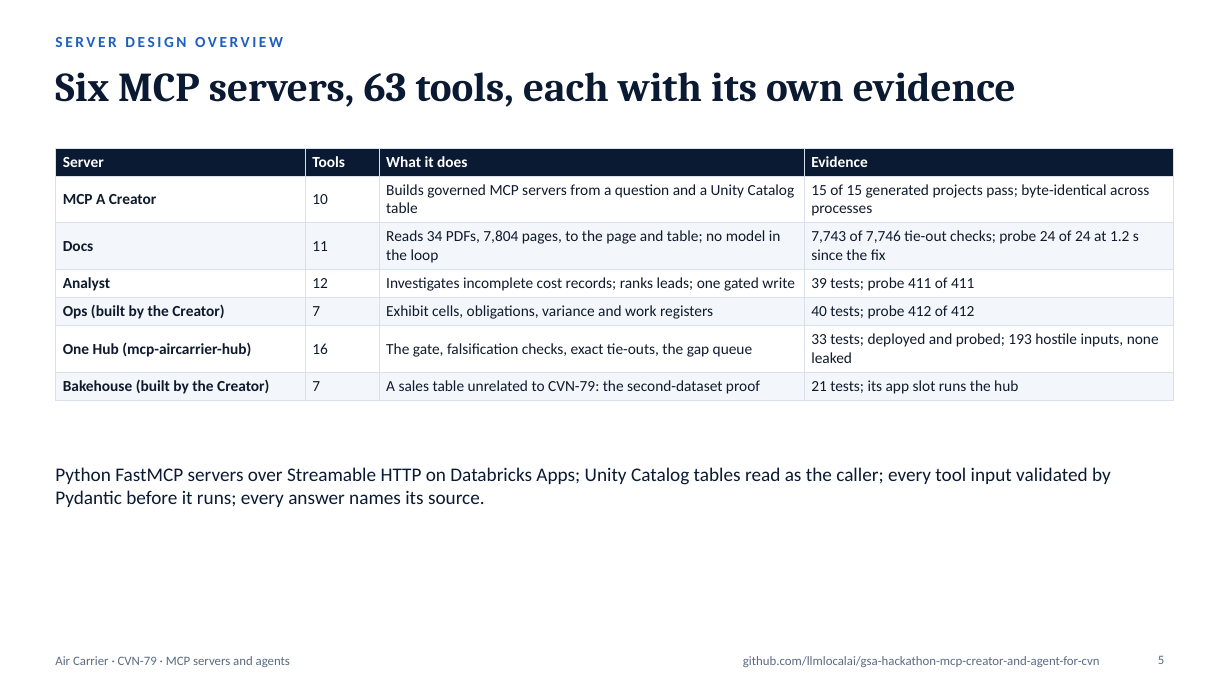
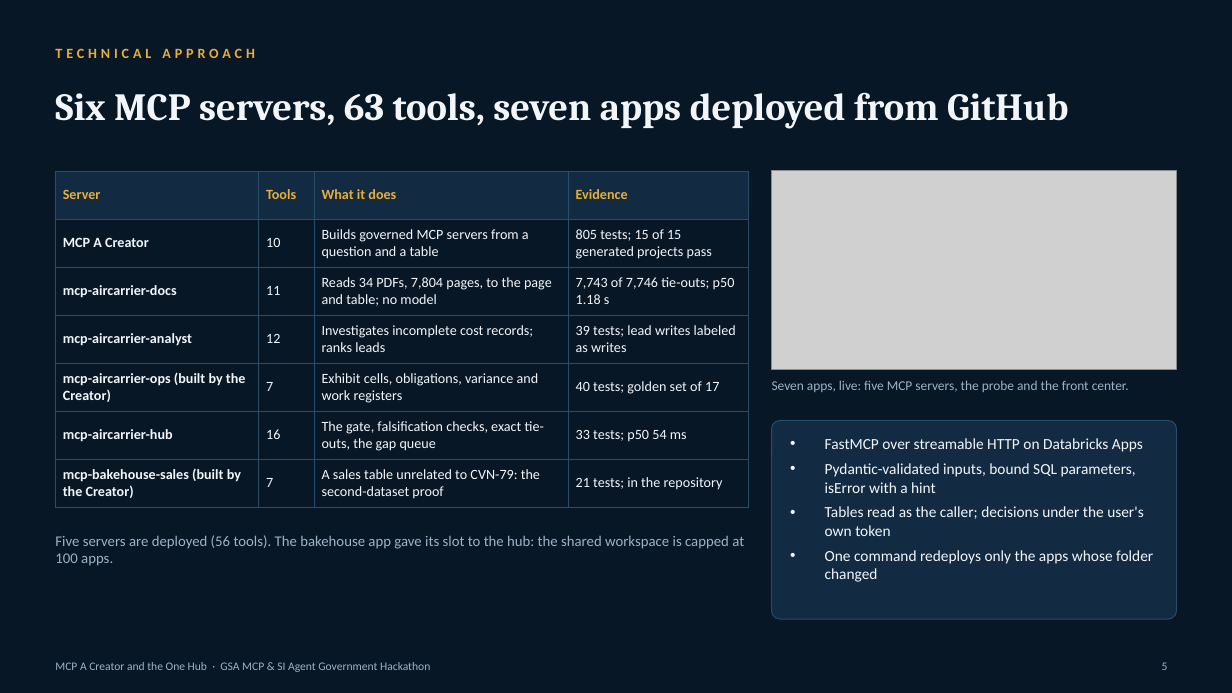
Before and after one commit to gsa-mcp-hackathon/gsa-hackathon-mcp-creator-and-agent-for-air-carrier, a slide deck: slide 5 of docs/submission/mcp-a-creator-one-hub-deck.pptx. Drawn at 1232x693 pixels with LibreOffice and Linux fonts; fonts in the diff are those of the drawing; grey boxes stand for pictures. Boxes give left, top, right and bottom in pixels: in the first picture for what was removed or moved away, otherwise in the second. Text is boxed around its words. In the diff, an @@ line names an element or a change of style, - is before the commit and + after.

```diff
--- a/docs/submission/mcp-a-creator-one-hub-deck.pptx
+++ b/docs/submission/mcp-a-creator-one-hub-deck.pptx
@@ background #FFFFFF to #081726 @@
@@ text "TECHNICAL APPROACH" at (55,48,255,58): vertical alignment top to middle @@
@@ text at (55,48,255,58): text changed; size 12 to 11 pt; text colour #1F5FBF to #E8AE3A @@
-SERVER DESIGN OVERVIEW
+TECHNICAL APPROACH
@@ title "Six MCP servers, 63 tools, ..." at (55,92,1068,129): vertical alignment top to middle @@
@@ title at (55,92,1068,129): text changed; size 32 to 30 pt; text colour #0B1A33 to #F2F6FA @@
-Six MCP servers, 63 tools, each with its own evidence
+Six MCP servers, 63 tools, seven apps deployed from GitHub
@@ table at (55,171,749,503) @@
-row 2, column 3: Builds governed MCP servers from a question and a Unity Catalog table
+row 2, column 3: Builds governed MCP servers from a question and a table
-row 2, column 4: 15 of 15 generated projects pass; byte-identical across processes
+row 2, column 4: 805 tests; 15 of 15 generated projects pass
-row 3: Docs | 11 | Reads 34 PDFs, 7,804 pages, to the page and table; no model in the loop | 7,743 of 7,746 tie-out checks; probe 24 of 24 at 1.2 s since the fix
+row 3: mcp-aircarrier-docs | 11 | Reads 34 PDFs, 7,804 pages, to the page and table; no model | 7,743 of 7,746 tie-outs; p50 1.18 s
-row 4: Analyst | 12 | Investigates incomplete cost records; ranks leads; one gated write | 39 tests; probe 411 of 411
+row 4: mcp-aircarrier-analyst | 12 | Investigates incomplete cost records; ranks leads | 39 tests; lead writes labeled as writes
-row 5, column 1: Ops (built by the Creator)
+row 5, column 1: mcp-aircarrier-ops (built by the Creator)
-row 5, column 4: 40 tests; probe 412 of 412
+row 5, column 4: 40 tests; golden set of 17
-row 6, column 1: One Hub (mcp-aircarrier-hub)
+row 6, column 1: mcp-aircarrier-hub
-row 6, column 4: 33 tests; deployed and probed; 193 hostile inputs, none leaked
+row 6, column 4: 33 tests; p50 54 ms
-row 7, column 1: Bakehouse (built by the Creator)
+row 7, column 1: mcp-bakehouse-sales (built by the Creator)
-row 7, column 4: 21 tests; its app slot runs the hub
+row 7, column 4: 21 tests; in the repository
@@ fill #0B1A33 to #122B43 in row 1 @@
@@ fill #FFFFFF to #081726 in 12 cells @@
@@ fill #F3F6FA to #081726 in 12 cells @@
@@ size 12 to 11 pt in "Server", "Tools", "What it does", "Evidence" and 10 more places @@
@@ text colour #FFFFFF to #E8AE3A in "Server", "Tools", "What it does", "Evidence" @@
@@ text colour #0F1B2D to #F2F6FA in "MCP A Creator", "10", "11", "12" and 6 more places @@
@@ borders changed @@
@@ table: place and size @@
-table at (55,148,1174,398)
+table at (55,171,749,503)
@@ picture added at (772,171,1177,370) @@
@@ text added at (772,380,1129,392), 10.5 pt, text #9DB2C6 @@
+Seven apps, live: five MCP servers, the probe and the front center.
@@ rounded rectangle added at (772,421,1177,619), fill #122B43, outline #2A4D69 0.75 pt @@
@@ text added at (825,438,1153,582), 12 pt, text #F2F6FA @@
+• FastMCP over streamable HTTP on Databricks Apps
+• Pydantic-validated inputs, bound SQL parameters, isError with a hint
+• Tables read as the caller; decisions under the user's own token
+• One command redeploys only the apps whose folder changed
@@ text removed at (55,467,1111,507) @@
-Python FastMCP servers over Streamable HTTP on Databricks Apps; Unity Catalog tables read as the caller; every tool input validated by Pydantic before it runs; every answer names its source.
@@ text added at (55,535,744,566), 11.5 pt, text #9DB2C6 @@
+Five servers are deployed (56 tools). The bakehouse app gave its slot to the hub: the shared workspace is capped at 100 apps.
@@ text removed at (55,656,290,667) @@
-Air Carrier · CVN-79 · MCP servers and agents
@@ text removed at (743,656,1100,667) @@
-github.com/llmlocalai/gsa-hackathon-mcp-creator-and-agent-for-cvn
@@ page number at (1162,662,1168,670): size 10 to 9 pt, text colour #5B6B82 to #9DB2C6 @@
@@ text added at (55,662,430,672), 9 pt, text #9DB2C6 @@
+MCP A Creator and the One Hub · GSA MCP & SI Agent Government Hackathon
```
Also in this commit, not shown: 8 other slides changed, 7 slides added, 5 slides removed, 33 other files.
